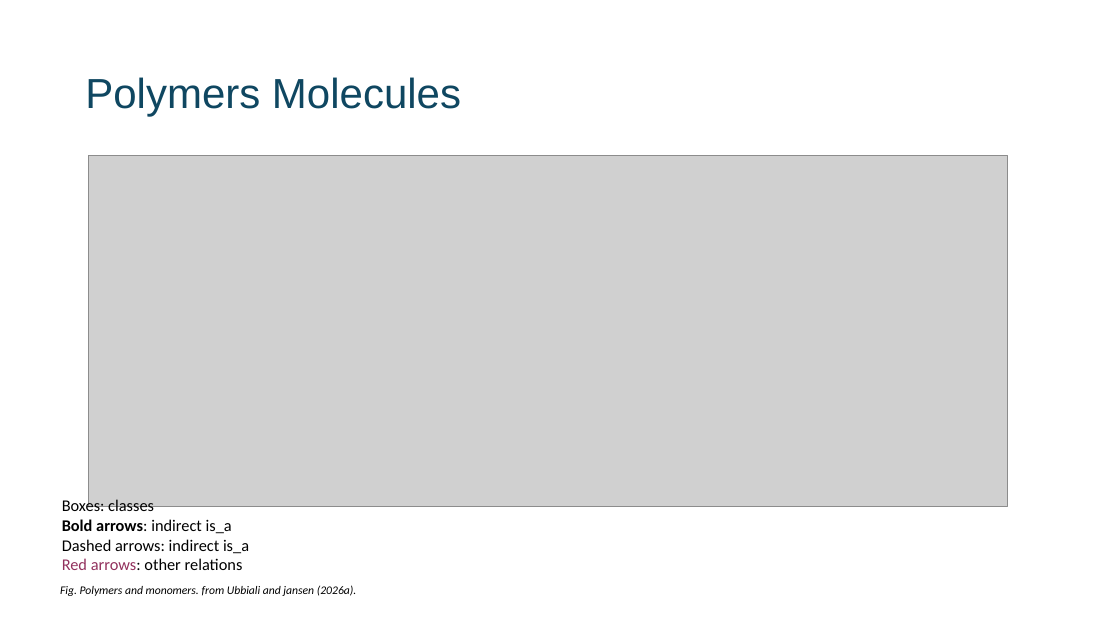
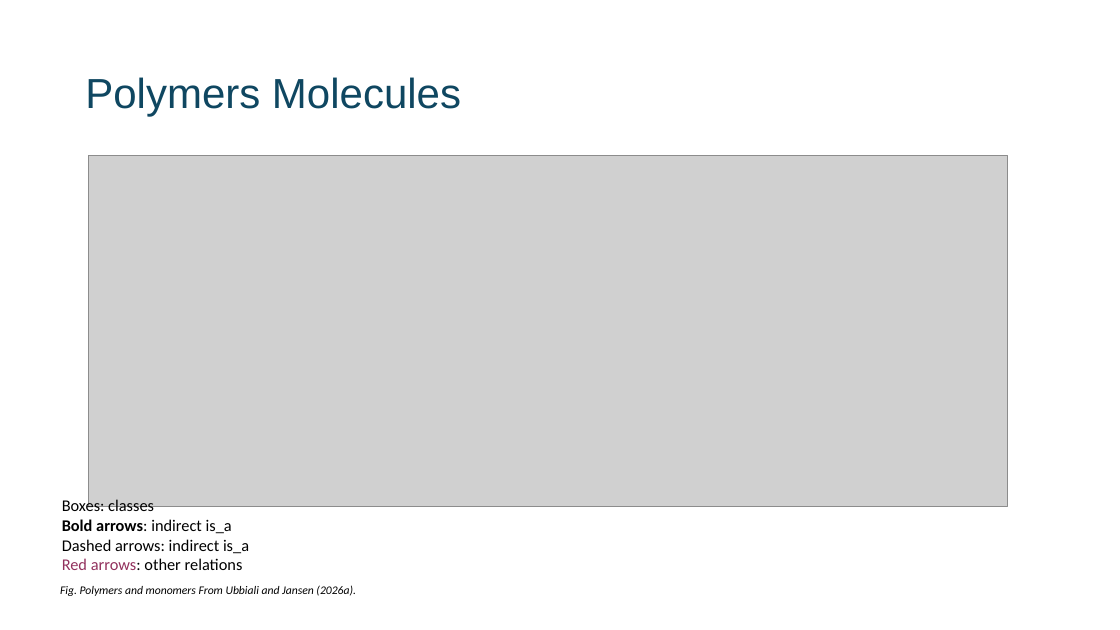
Before and after one commit to ClimOO/ClimOO-Ontology, a slide deck: slide 9 of ClimOO material/materials from ClimOO presentations/5th Ontologies4Chem Workshop/Presentation Ont4chem.pptx. Drawn at 1120x630 pixels with LibreOffice and Linux fonts; fonts in the diff are those of the drawing; grey boxes stand for pictures. Boxes give left, top, right and bottom in pixels: in the first picture for what was removed or moved away, otherwise in the second. Text is boxed around its words. In the diff, an @@ line names an element or a change of style, - is before the commit and + after.

```diff
--- a/ClimOO material/materials from ClimOO presentations/5th Ontologies4Chem Workshop/Presentation Ont4chem.pptx
+++ b/ClimOO material/materials from ClimOO presentations/5th Ontologies4Chem Workshop/Presentation Ont4chem.pptx
@@ text at [60,585,356,596]: text changed @@
-Fig. Polymers and monomers. from Ubbiali and jansen (2026a).
+Fig. Polymers and monomers From Ubbiali and Jansen (2026a).
```
Also in this commit, not shown: 6 other slides changed, 1 other file.
